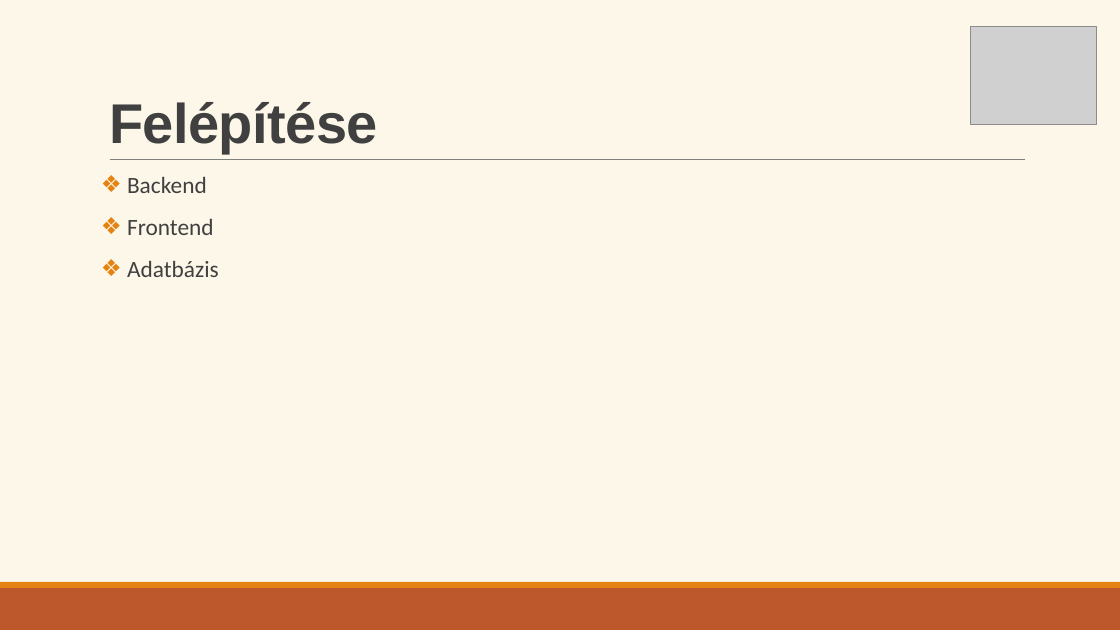
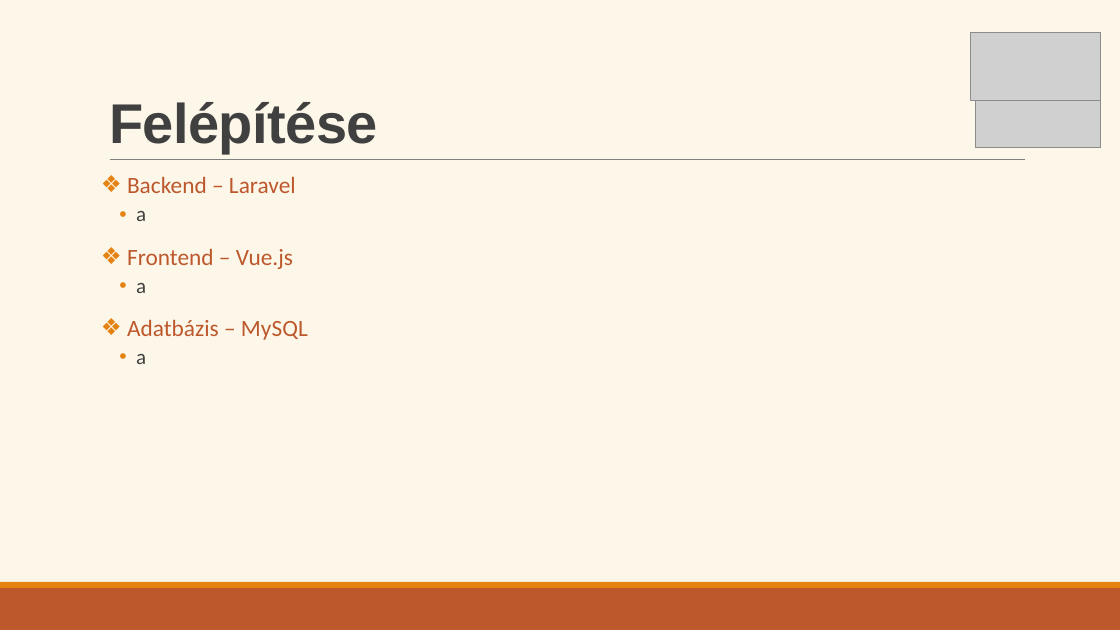
Before and after one commit to Ella50/13_S1_1_vizsgaremek, a slide deck: slide 6 of Dokumentációhoz/Prezentáció/eMenza_AtkariAriella_FarkasDominik.pptx (slide 4 before the commit). Drawn at 1120x630 pixels with LibreOffice and Linux fonts; fonts in the diff are those of the drawing; grey boxes stand for pictures. Boxes give left, top, right and bottom in pixels: in the first picture for what was removed or moved away, otherwise in the second. Text is boxed around its words. In the diff, an @@ line names an element or a change of style, - is before the commit and + after.

```diff
--- a/Dokumentációhoz/Prezentáció/eMenza_AtkariAriella_FarkasDominik.pptx
+++ b/Dokumentációhoz/Prezentáció/eMenza_AtkariAriella_FarkasDominik.pptx
@@ picture: place and size @@
-picture at (970, 26, 1096, 124)
+picture at (970, 32, 1101, 101)
@@ picture added at (975, 95, 1101, 148) @@
@@ text at (127, 177, 308, 364): text changed; text colour #404040 to #BD582C @@
-❖ Backend
-❖ Frontend
-❖ Adatbázis
+❖ Backend – Laravel
+  • a
+❖ Frontend – Vue.js
+  • a
+❖ Adatbázis – MySQL
+  • a
```
Also in this commit, not shown: 5 other slides changed, 14 slides added, 1 slide removed.
